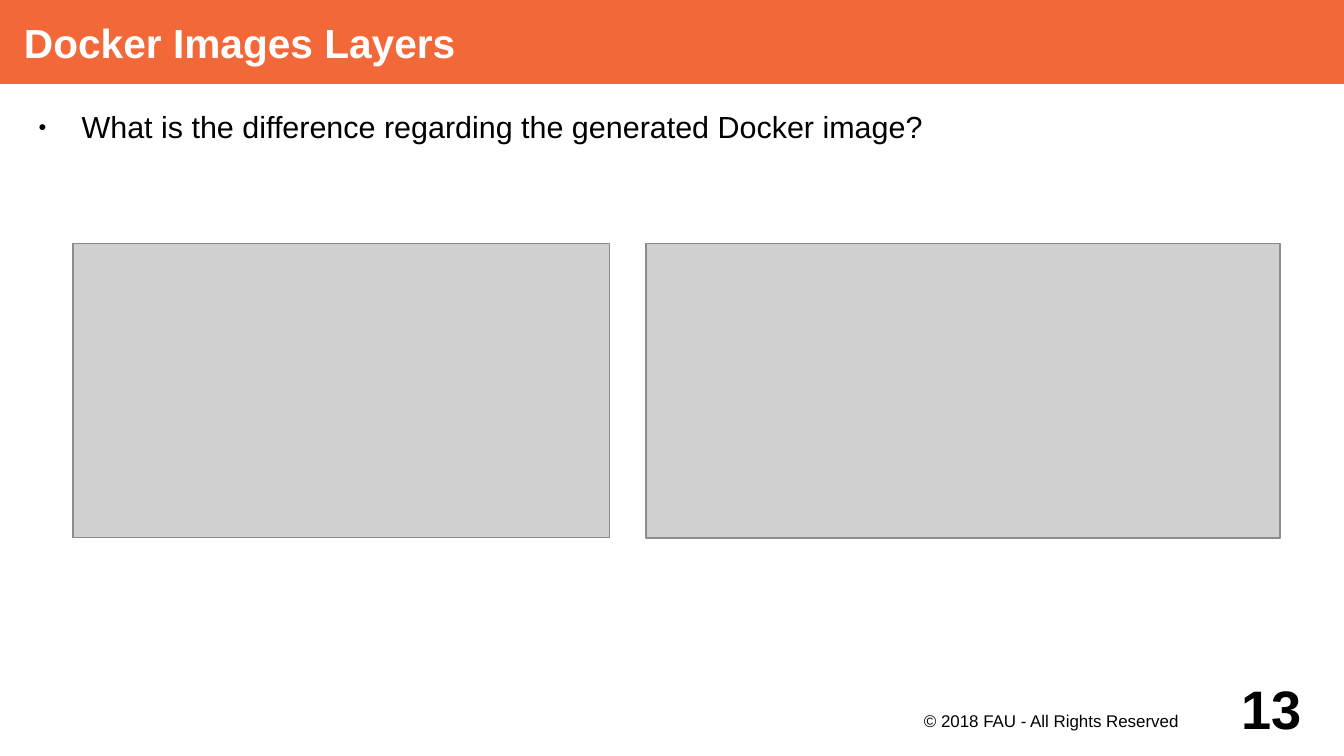
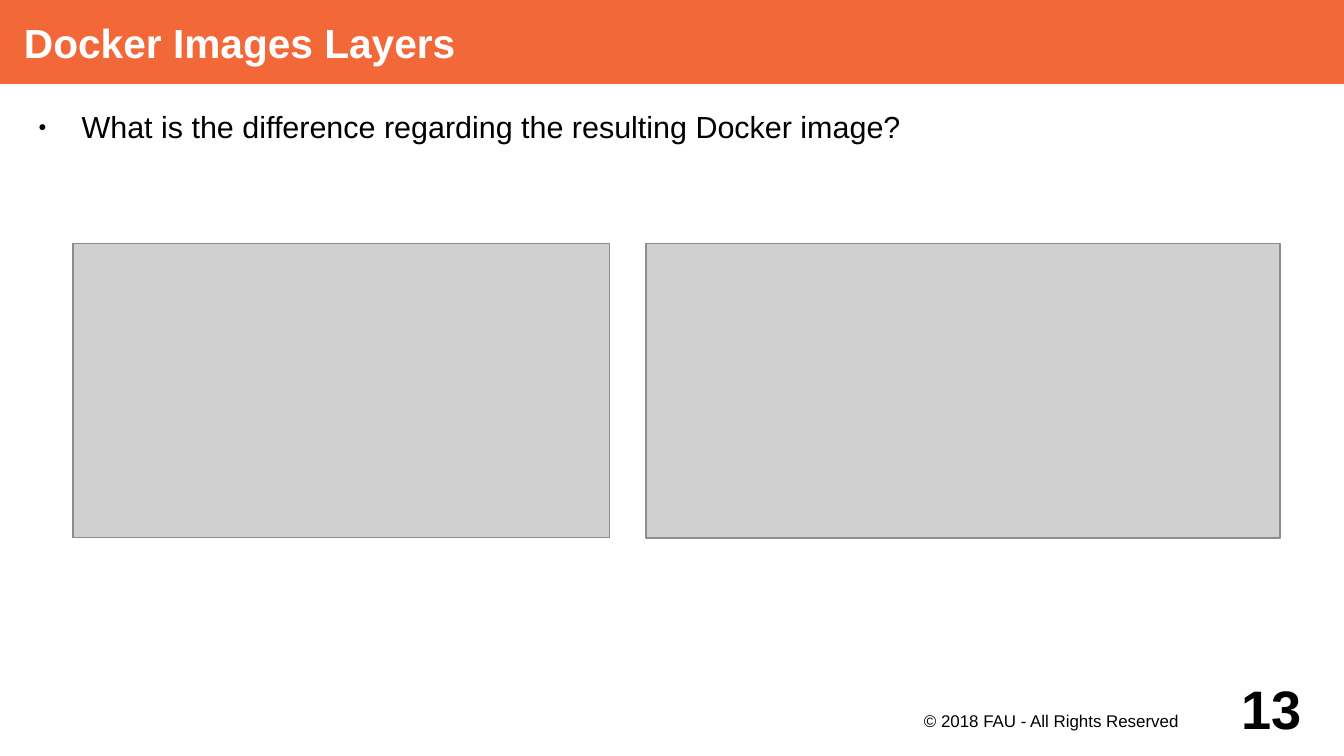
Before and after one commit to dirkriehle/adap-course, a slide deck: slide 13 of Lecture Slides/ADAP Z01 - Containerization.odp. Drawn at 1344x756 pixels with LibreOffice and Linux fonts; fonts in the diff are those of the drawing; grey boxes stand for pictures. Boxes give left, top, right and bottom in pixels: in the first picture for what was removed or moved away, otherwise in the second. Text is boxed around its words. In the diff, an @@ line names an element or a change of style, - is before the commit and + after.

```diff
--- a/Lecture Slides/ADAP Z01 - Containerization.odp
+++ b/Lecture Slides/ADAP Z01 - Containerization.odp
@@ text at (82, 116, 900, 144): text changed @@
-● What is the difference regarding the generated Docker image?
+● What is the difference regarding the resulting Docker image?
```
Also in this commit, not shown: 3 other slides changed, 1 other file.
